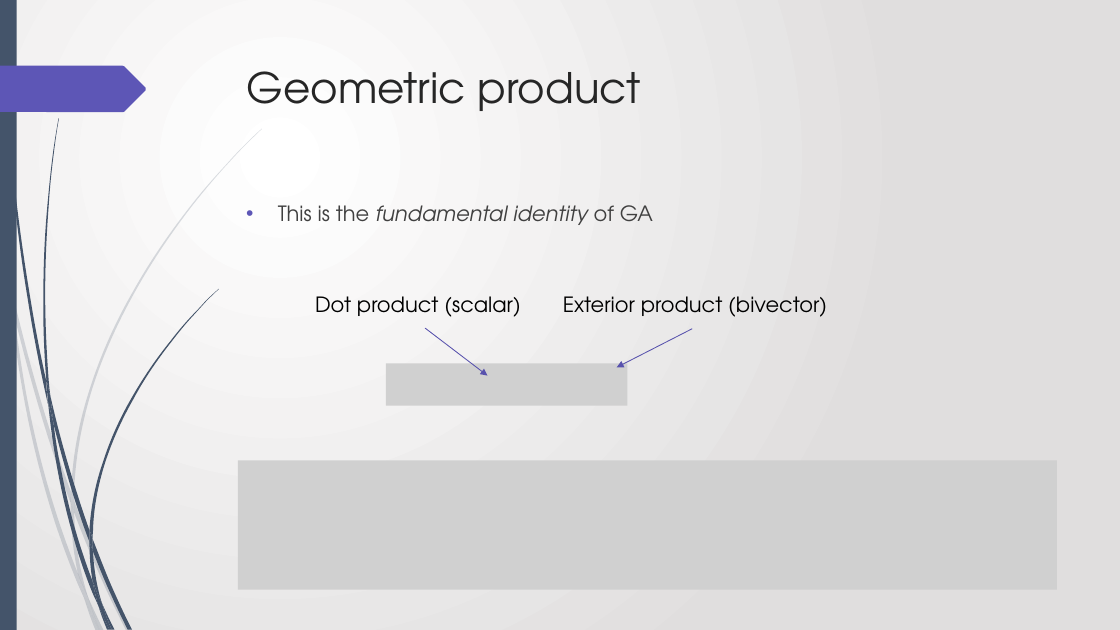
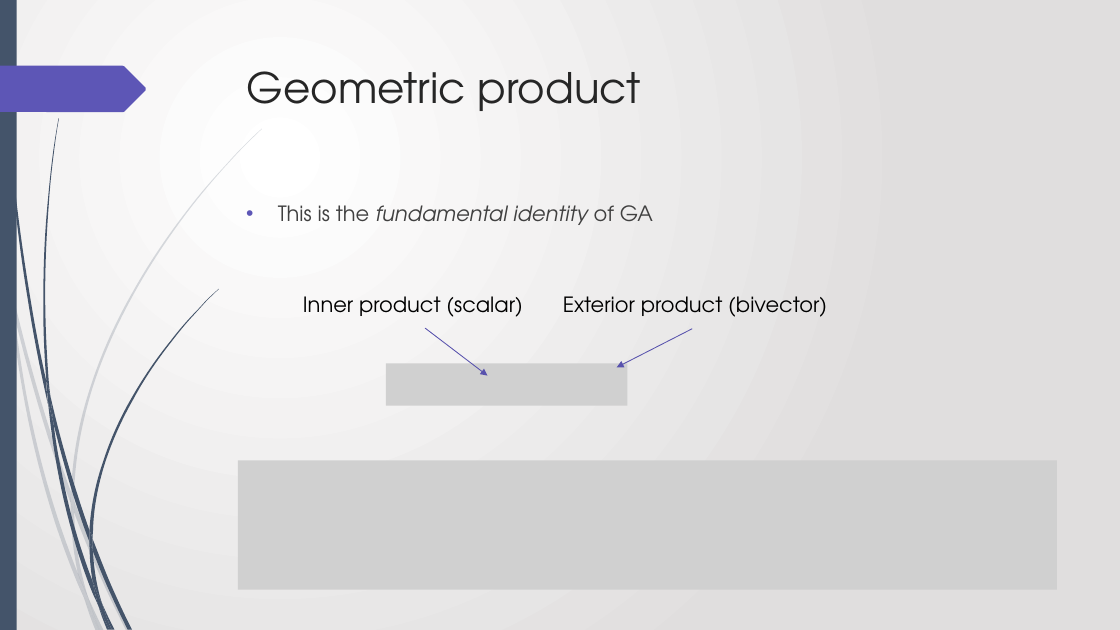
Before and after one commit to ajwillshire/FSharpGA, a slide deck: slide 23 of FSharpGA - 18th July 2019.pptx (slide 21 before the commit). Drawn at 1120x630 pixels with LibreOffice and Linux fonts; fonts in the diff are those of the drawing; grey boxes stand for pictures. Boxes give left, top, right and bottom in pixels: in the first picture for what was removed or moved away, otherwise in the second. Text is boxed around its words. In the diff, an @@ line names an element or a change of style, - is before the commit and + after.

```diff
--- a/FSharpGA - 18th July 2019.pptx
+++ b/FSharpGA - 18th July 2019.pptx
@@ text at <box>303,296,522,317</box>: text changed @@
-Dot product (scalar)
+Inner product (scalar)
```
Also in this commit, not shown: 5 other slides changed, 2 slides added.
